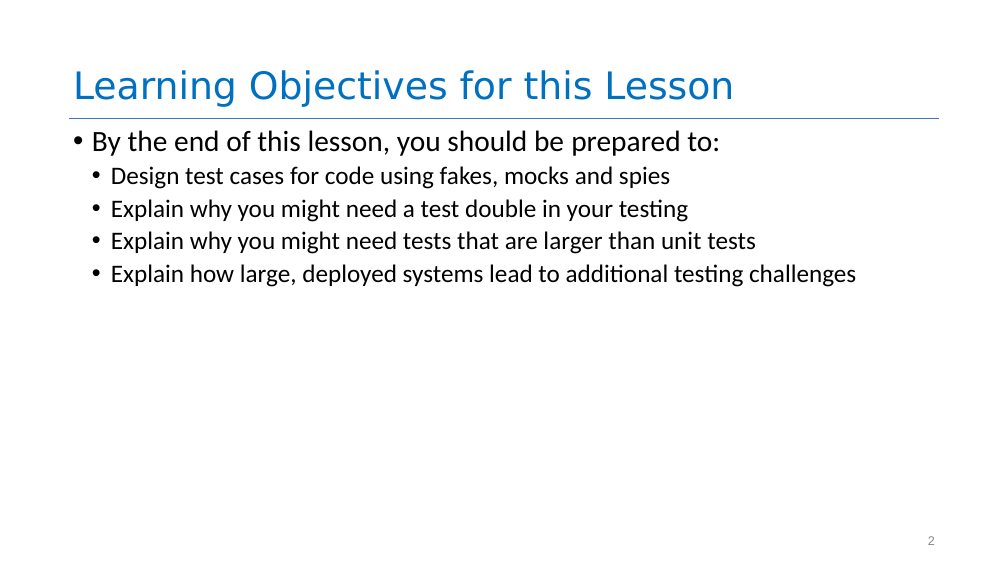
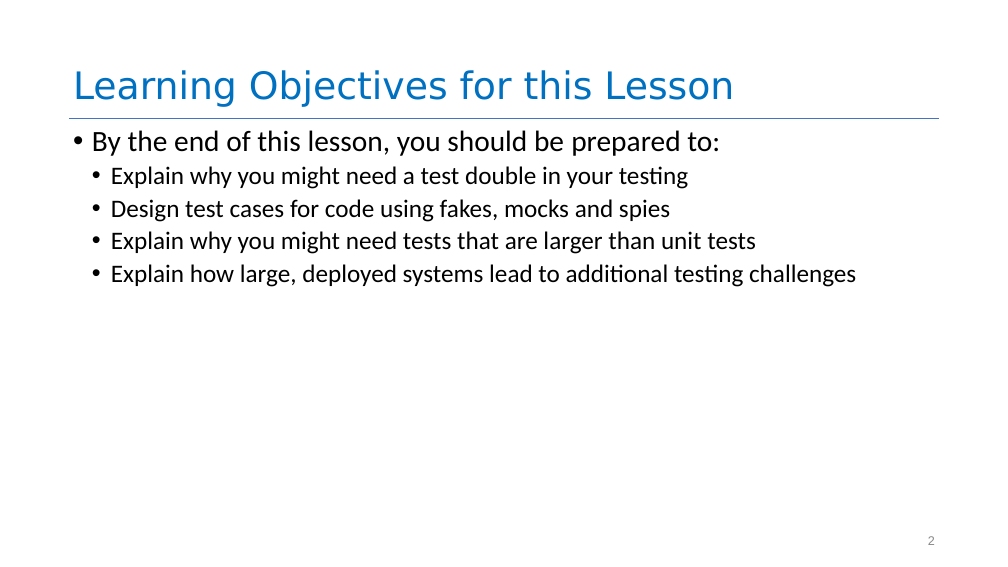
Before and after one commit to neu-se/CS4530-Spring-2026, a slide deck: slide 2 of Slides/Module 10 Testing Larger Things.pptx. Drawn at 1008x567 pixels with LibreOffice and Linux fonts; fonts in the diff are those of the drawing. Boxes give left, top, right and bottom in pixels: in the first picture for what was removed or moved away, otherwise in the second. Text is boxed around its words. In the diff, an @@ line names an element or a change of style, - is before the commit and + after.

```diff
--- a/Slides/Module 10 Testing Larger Things.pptx
+++ b/Slides/Module 10 Testing Larger Things.pptx
@@ text at <box>111,166,688,189</box>: paragraph added @@
+  • Explain why you might need a test double in your testing
@@ text at <box>111,199,688,222</box>: paragraph removed @@
-  • Explain why you might need a test double in your testing
```
Also in this commit, not shown: 8 other slides changed, 2 other files.
